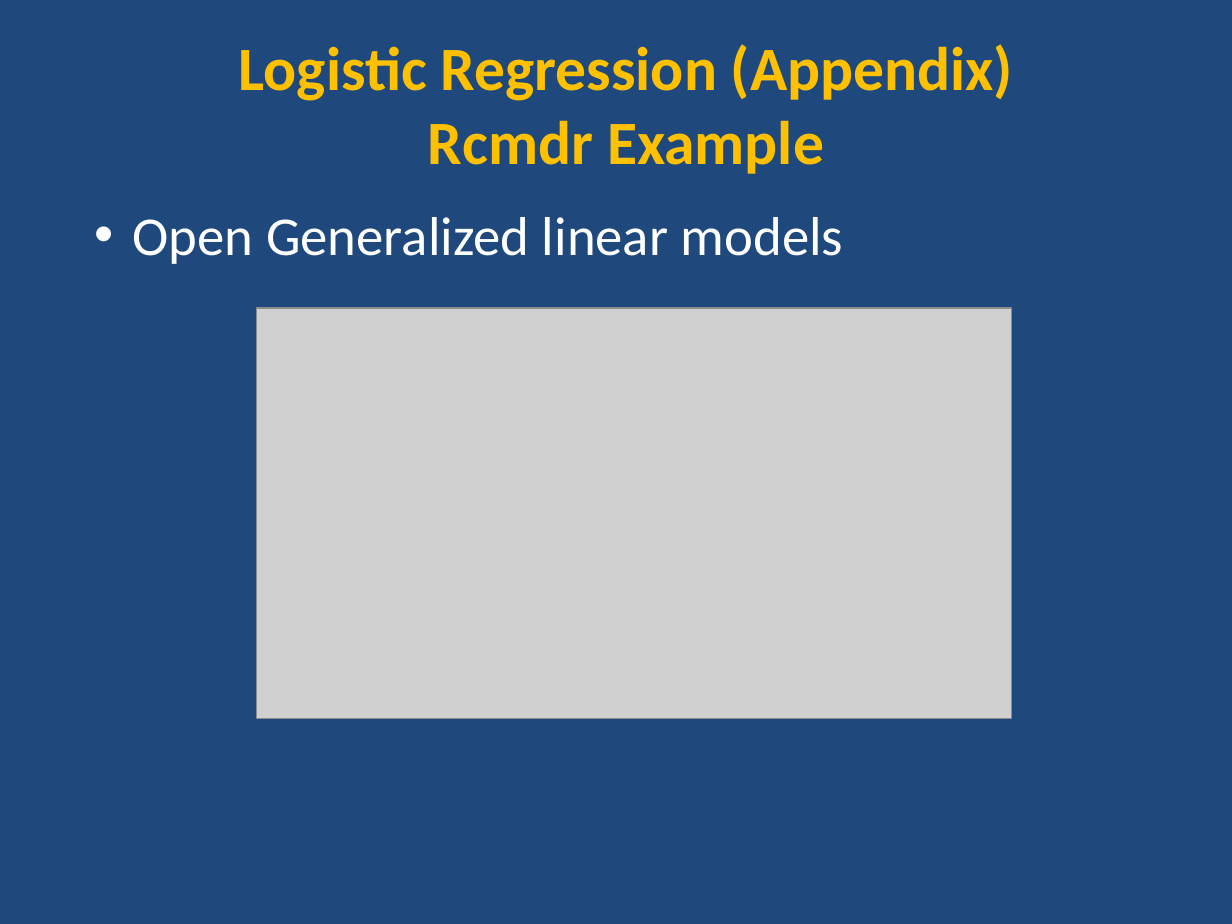
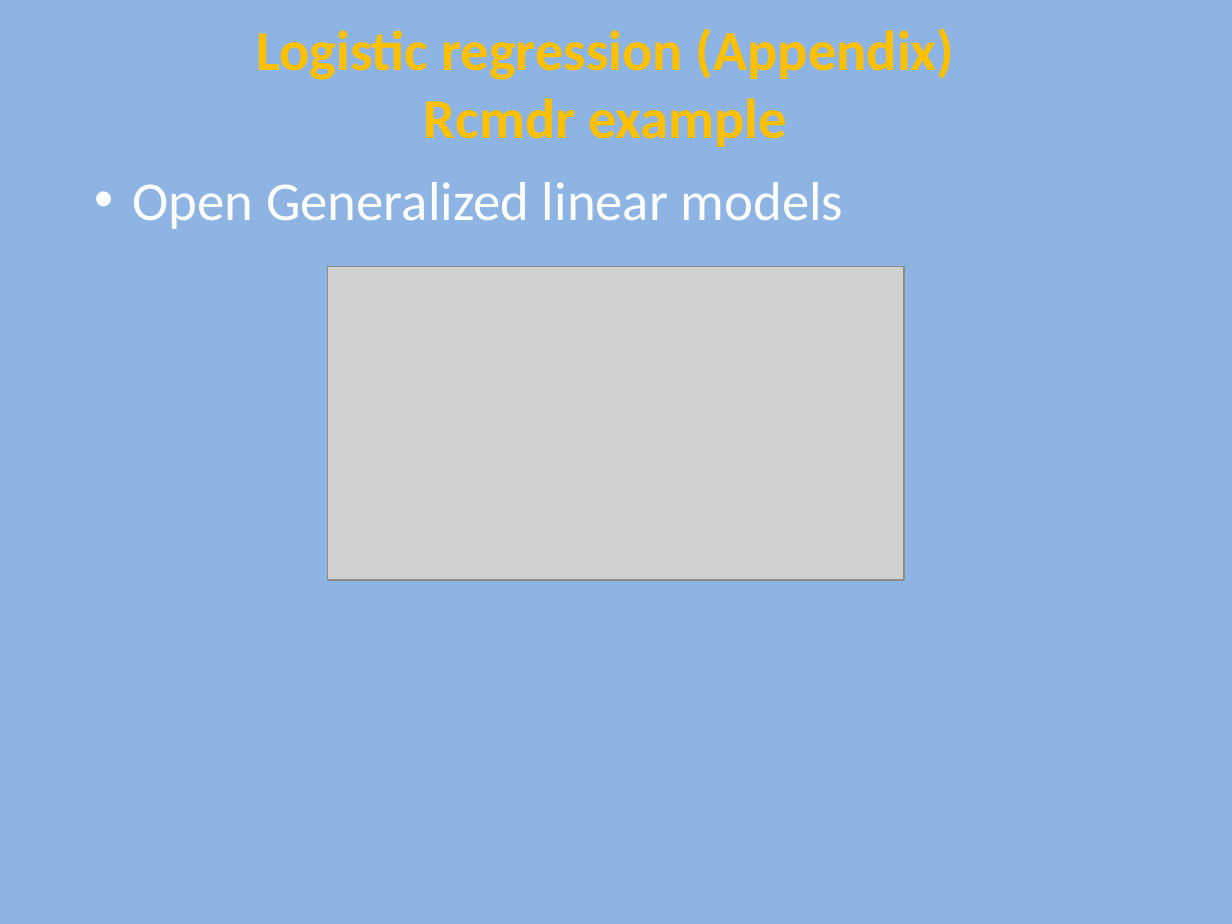
Before and after one commit to ncss-tech/stats_for_soil_survey, a slide deck: slide 29 of presentations/7_logistic_regression/Logistic.pptx (slide 25 before the commit). Drawn at 1232x924 pixels with LibreOffice and Linux fonts; fonts in the diff are those of the drawing; grey boxes stand for pictures. Boxes give left, top, right and bottom in pixels: in the first picture for what was removed or moved away, otherwise in the second. Text is boxed around its words. In the diff, an @@ line names an element or a change of style, - is before the commit and + after.

```diff
--- a/presentations/7_logistic_regression/Logistic.pptx
+++ b/presentations/7_logistic_regression/Logistic.pptx
@@ background #1F497D to #8EB4E3 @@
@@ text at <box>256,28,954,147</box>: text changed; size 36 to 33 pt @@
-Logistic Regression (Appendix)
-Rcmdr Example
+Logistic regression (Appendix)
+Rcmdr example
@@ text "Open Generalized linear models": place and size @@
-text "Open Generalized linear models" at <box>133,217,844,264</box>
+text "Open Generalized linear models" at <box>133,182,844,229</box>
@@ picture: place and size @@
-picture at <box>256,308,1011,718</box>
+picture at <box>328,267,904,580</box>
```
Also in this commit, not shown: 26 other slides changed, 4 slides added.
